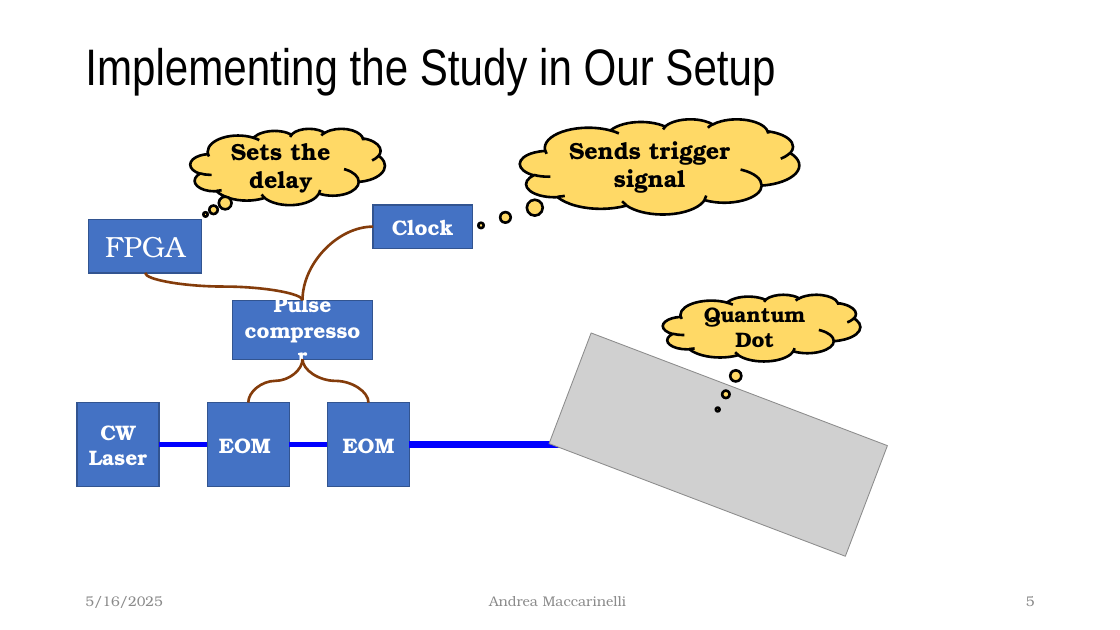
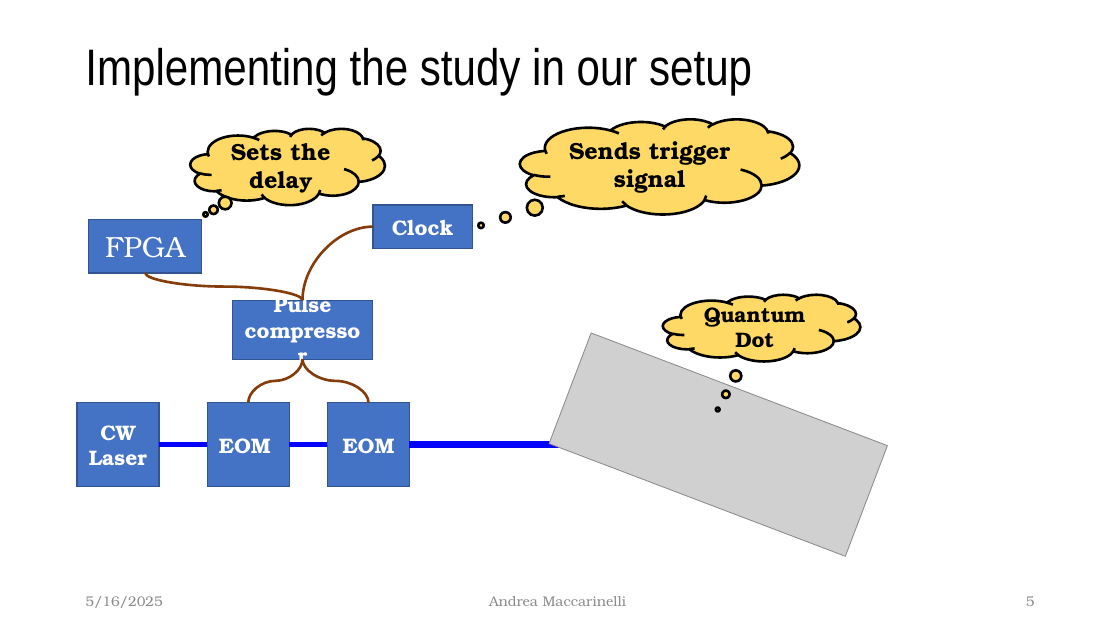
Before and after one commit to McMysterio23/MSc-Project, a slide deck: slide 5 of Midterm_Presentation/The effect of temporal jitter on single photon_v01_WL.pptx. Drawn at 1120x630 pixels with LibreOffice and Linux fonts; fonts in the diff are those of the drawing; grey boxes stand for pictures. Boxes give left, top, right and bottom in pixels: in the first picture for what was removed or moved away, otherwise in the second. Text is boxed around its words. In the diff, an @@ line names an element or a change of style, - is before the commit and + after.

```diff
--- a/Midterm_Presentation/The effect of temporal jitter on single photon_v01_WL.pptx
+++ b/Midterm_Presentation/The effect of temporal jitter on single photon_v01_WL.pptx
@@ title at <box>85,47,752,95</box>: text changed @@
-Implementing the Study in Our Setup
+Implementing the study in our setup
```
Also in this commit, not shown: 10 other slides changed, 1 slide removed.
